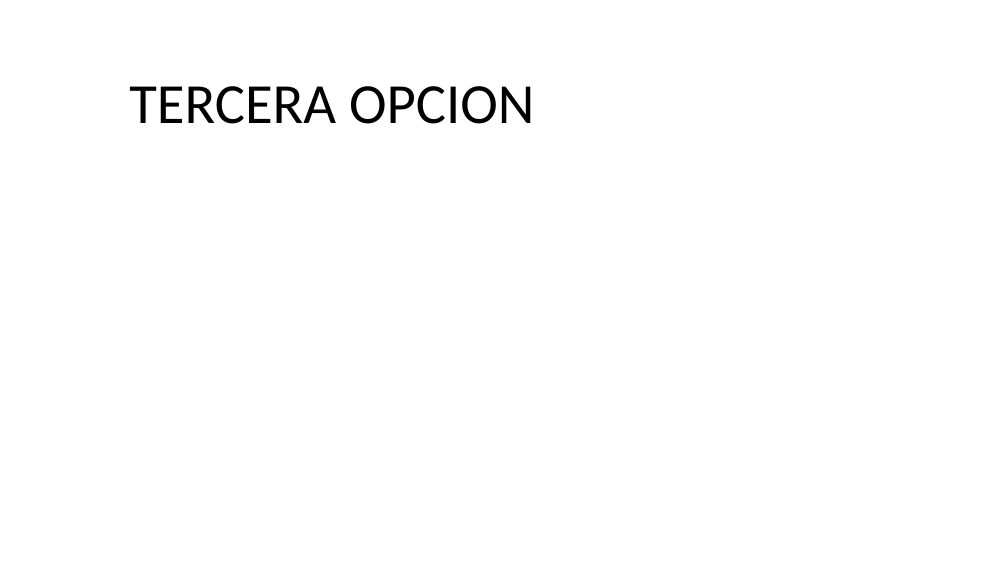
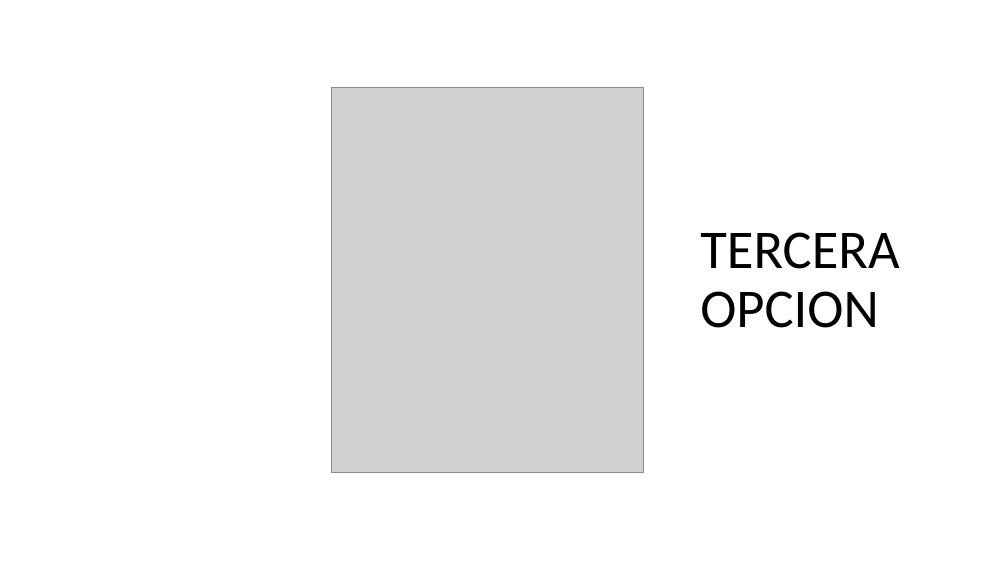
Before and after one commit to breinerbca99/portafolio1, a slide deck: slide 13 of src/assets/Tecnologias.pptx. Drawn at 1008x567 pixels with LibreOffice and Linux fonts; fonts in the diff are those of the drawing; grey boxes stand for pictures. Boxes give left, top, right and bottom in pixels: in the first picture for what was removed or moved away, otherwise in the second. Text is boxed around its words. In the diff, an @@ line names an element or a change of style, - is before the commit and + after.

```diff
--- a/src/assets/Tecnologias.pptx
+++ b/src/assets/Tecnologias.pptx
@@ text "TERCERA OPCION": place and size @@
-text "TERCERA OPCION" at [129, 86, 534, 124]
+text "TERCERA OPCION" at [700, 232, 899, 328]
@@ text "TERCERA OPCION" at [700, 232, 899, 328]: size 54 to 52 pt; line spacing 1 to 0.9; more space between paragraphs; vertical alignment top to middle @@
@@ picture added at [332, 87, 644, 473] @@
```
Also in this commit, not shown: 1 other slide changed, 2 slides added, 1 slide removed, 19 other files.
